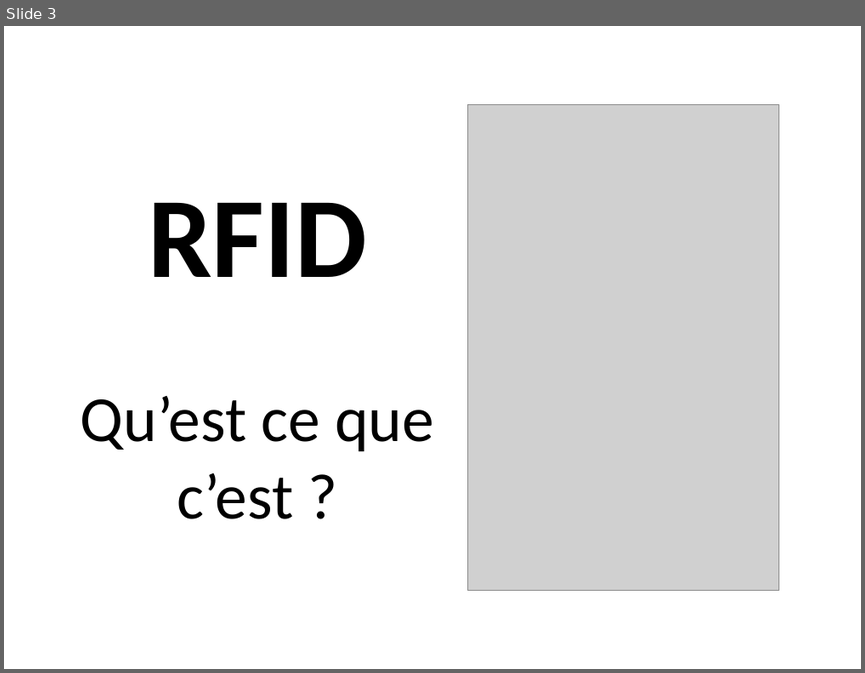
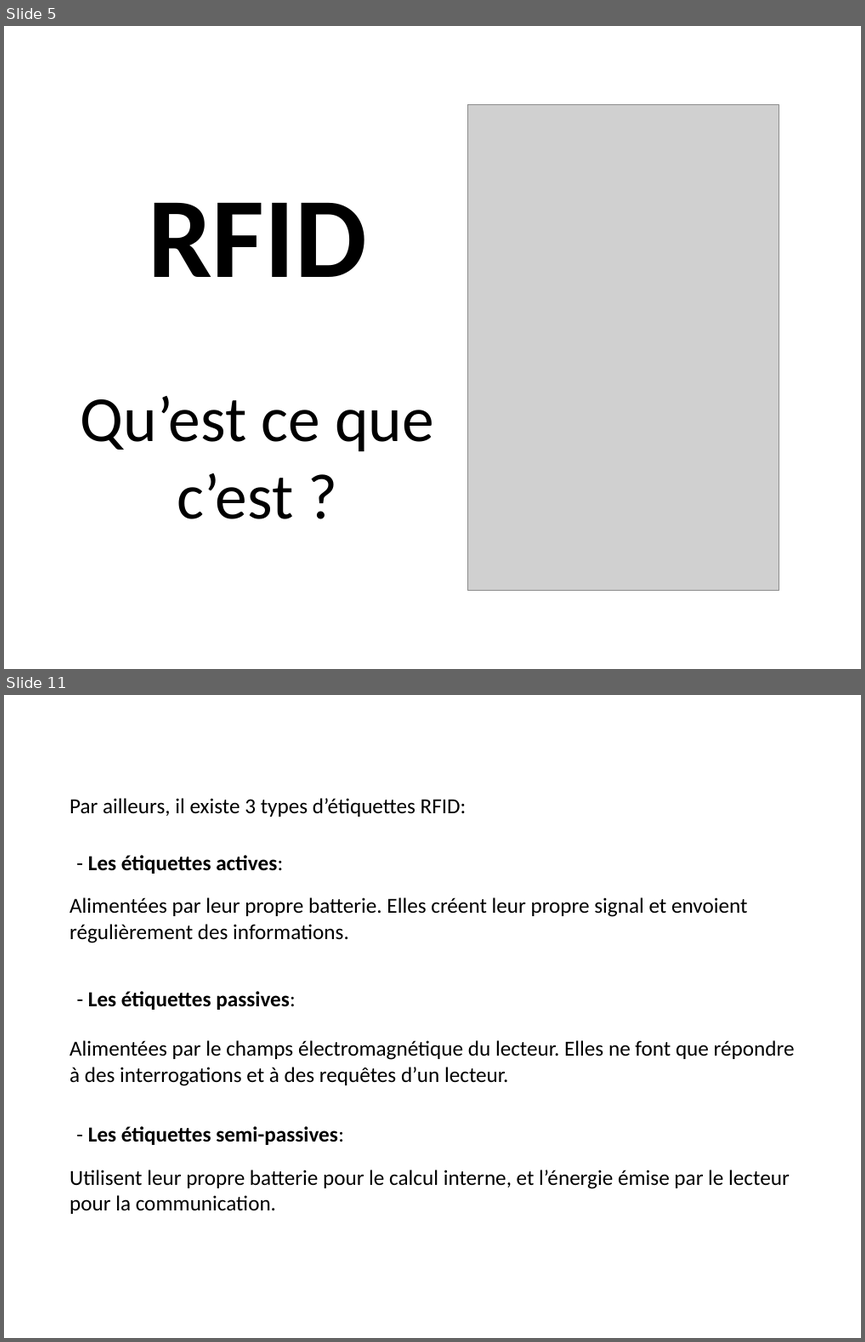
Before and after one commit to adeiry/RFID, a slide deck: RFID.pptx. Shown one above the other, each under a label of ours: slide 3 before the commit, slides 5 and 11 after it; the slides between them are not shown. The pictures are 865x673 and 865x1342 pixels, drawn with LibreOffice and Linux fonts; fonts in the diff are those of the drawing; grey boxes stand for pictures. Boxes give left, top, right and bottom in pixels: in the first picture for what was removed or moved away, otherwise in the second. Text is boxed around its words. In the diff, an @@ line names an element or a change of style, - is before the commit and + after.

```diff
--- a/RFID.pptx
+++ b/RFID.pptx
@@ slide 11 added at bbox=[4, 695, 861, 1338], background #FFFFFF @@
@@ text added at bbox=[69, 798, 466, 817], 18 pt, text #000000 @@
+Par ailleurs, il existe 3 types d’étiquettes RFID:
@@ text added at bbox=[88, 855, 283, 873], 18 pt, text #000000, bold @@
+- Les étiquettes actives:
@@ text added at bbox=[69, 897, 747, 943], 18 pt, text #000000 @@
+Alimentées par leur propre batterie. Elles créent leur propre signal et envoient régulièrement des informations.
@@ text added at bbox=[88, 991, 296, 1009], 18 pt, text #000000, bold @@
+- Les étiquettes passives:
@@ text added at bbox=[69, 1040, 794, 1086], 18 pt, text #000000 @@
+Alimentées par le champs électromagnétique du lecteur. Elles ne font que répondre à des interrogations et à des requêtes d’un lecteur.
@@ text added at bbox=[88, 1126, 344, 1145], 18 pt, text #000000, bold @@
+- Les étiquettes semi-passives:
@@ text added at bbox=[69, 1169, 789, 1213], 18 pt, text #000000 @@
+Utilisent leur propre batterie pour le calcul interne, et l’énergie émise par le lecteur pour la communication.
@@ what was slide 3 is now slide 5 @@
```
Also in this commit, not shown: 1 slide changed, 8 other slides added, 1 slide removed.
